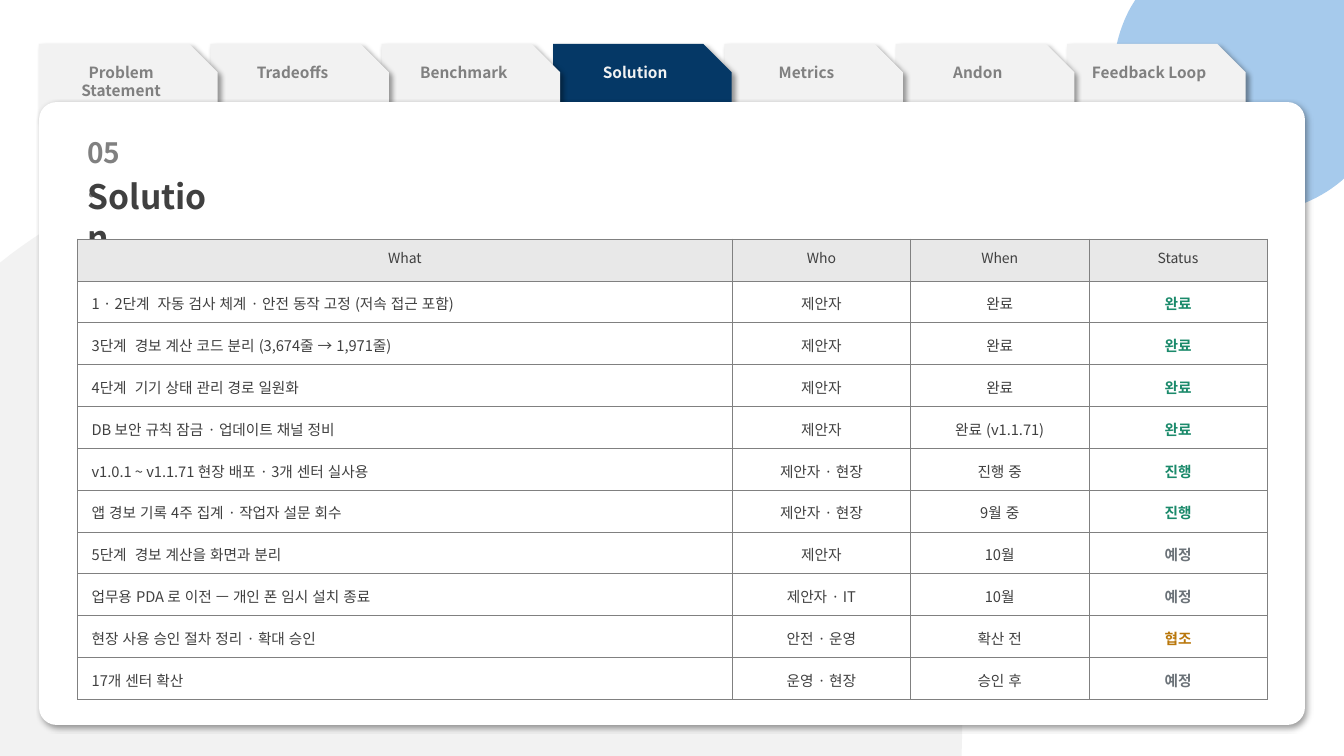
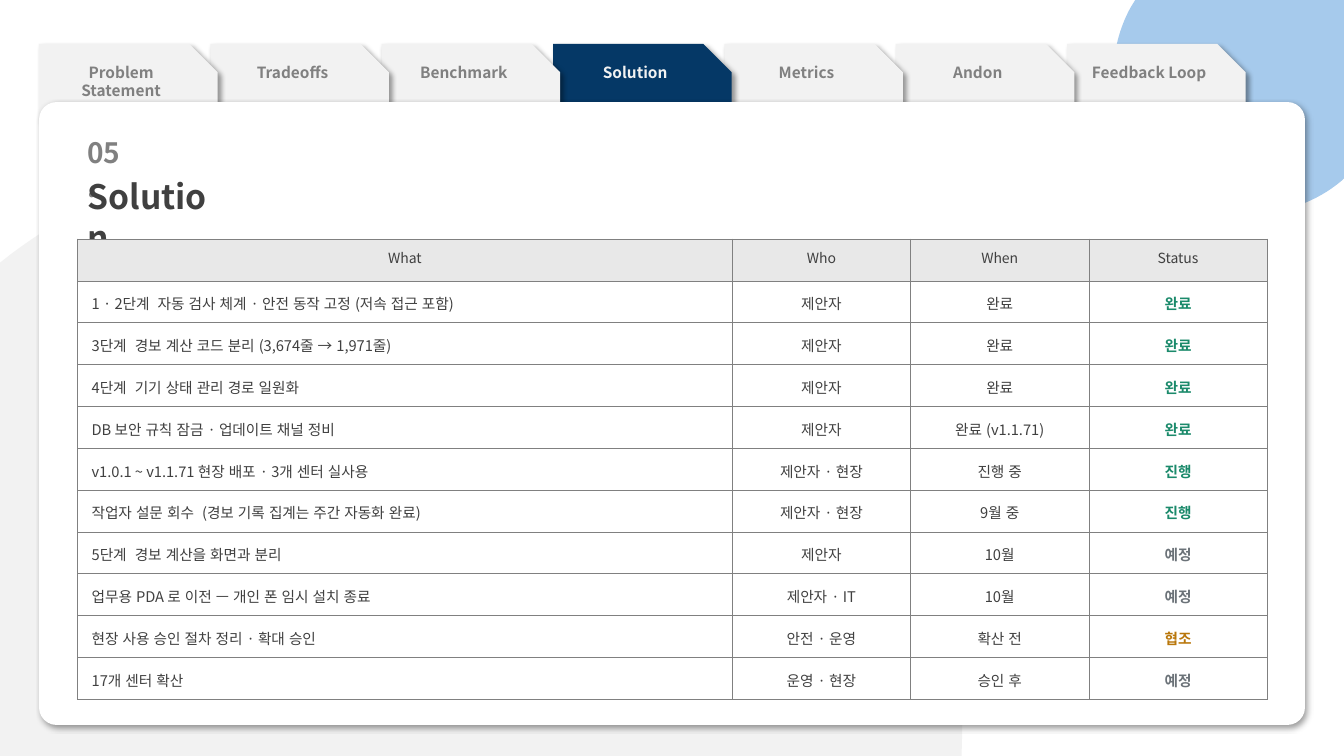
Before and after one commit to pslymzero-cyber/SafeAlert, a slide deck: slide 10 of docs/presentation/contest/SafeAlert_CouSolve_Contest.pptx. Drawn at 1344x756 pixels with LibreOffice and Linux fonts; fonts in the diff are those of the drawing. Boxes give left, top, right and bottom in pixels: in the first picture for what was removed or moved away, otherwise in the second. Text is boxed around its words. In the diff, an @@ line names an element or a change of style, - is before the commit and + after.

```diff
--- a/docs/presentation/contest/SafeAlert_CouSolve_Contest.pptx
+++ b/docs/presentation/contest/SafeAlert_CouSolve_Contest.pptx
@@ table at [78, 239, 1267, 700] @@
-row 7, column 1: 앱 경보 기록 4주 집계 · 작업자 설문 회수
+row 7, column 1: 작업자 설문 회수 (경보 기록 집계는 주간 자동화 완료)
```
Also in this commit, not shown: 4 other slides changed, 2 other files.
